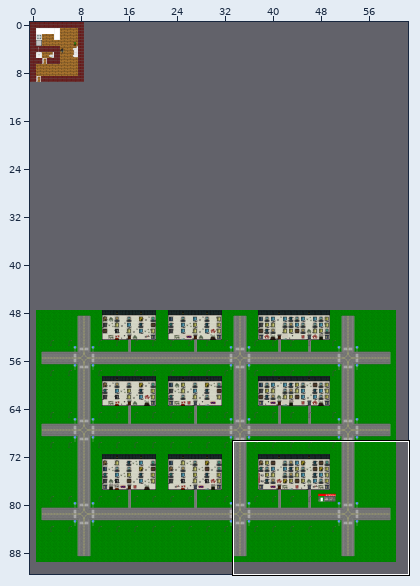
One commit to this Tiled map: assets/maps/OLOLO.tmx. The first picture is a wide view before the edit; the outline marks the close-up.
Close-up. Earlier state:
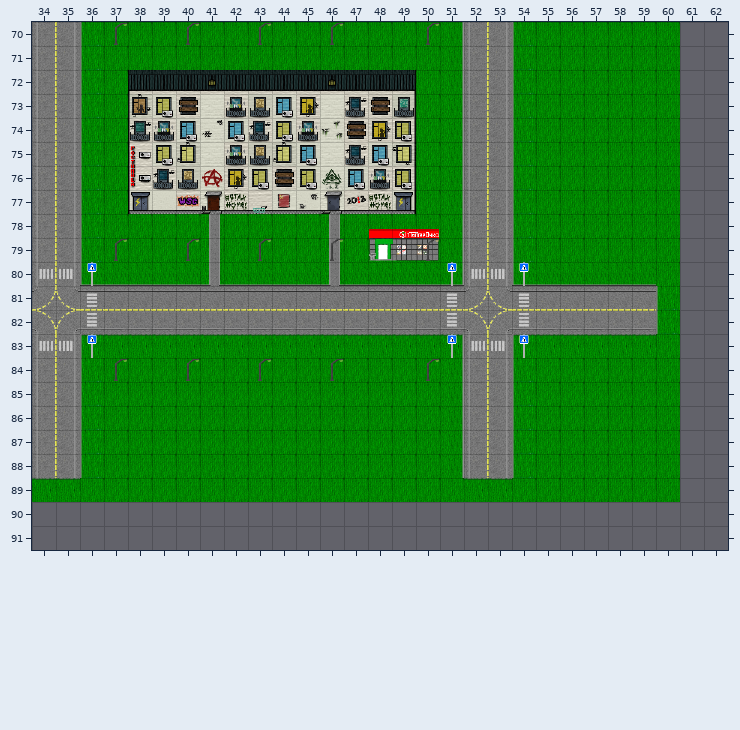
Cells are 32x32 px. Shown: x 34..62, y 70..91. The commit also changed other parts of the map, which this record leaves out.
Once edited:
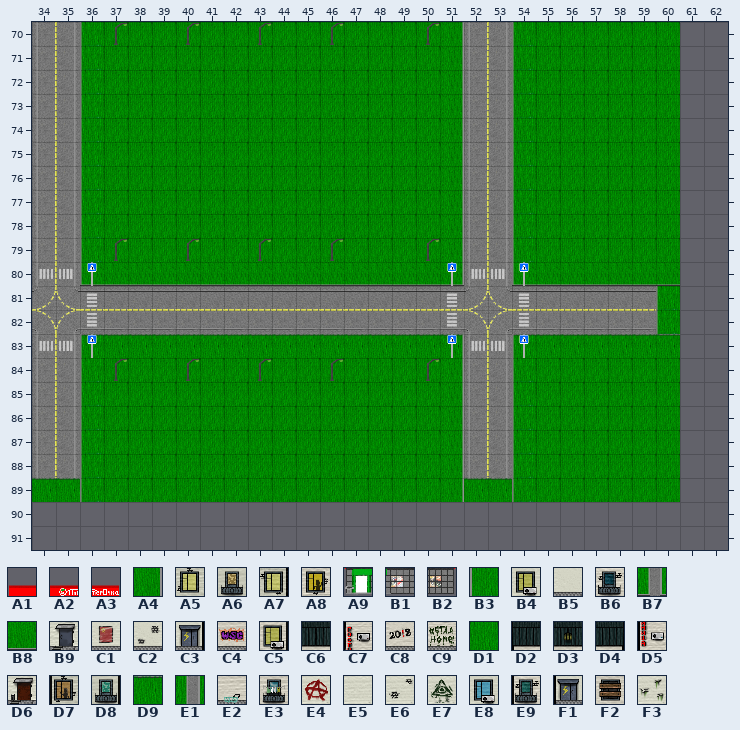
Key: from "Tileset": A1 0, A2 1, A3 2, A4 3, A5 13, A6 14, A7 15, A8 17, A9 32, B1 33, B2 34, B3 38, B4 44, B5 47, B6 49, B7 64, B8 65, B9 76, C1 77, C2 78, C3 79, C4 80, C5 81, C6 108, C7 110, C8 112, C9 113, D1 130, D2 139, D3 140, D4 141, D5 142, D6 143, D7 144, D8 145, D9 160, E1 162 flipped left-right, E2 176, E3 177, E4 203, E5 204, E6 205, E7 235, E8 236, E9 237, F1 238, F2 239, F3 240.
__ is an empty cell, .. an unchanged one.
The exact change:
--- layer "floor"
@@ x 41..60 @@
-78 E1 .. .. .. .. E1 .. .. .. .. .. .. .. .. .. .. .. .. .. ..
-79 E1 .. .. .. .. E1 .. .. .. .. .. .. .. .. .. .. .. .. .. ..
-80 B7 .. .. .. .. B7 .. .. .. .. .. .. .. .. .. .. .. .. .. D1
+78 D1 .. .. .. .. D1 .. .. .. .. .. .. .. .. .. .. .. .. .. ..
+79 D1 .. .. .. .. D1 .. .. .. .. .. .. .. .. .. .. .. .. .. ..
+80 B8 .. .. .. .. B8 .. .. .. .. .. .. .. .. .. .. .. .. .. B8
@@ x 60..60 @@
-83 D1
+83 D9
@@ x 36..54 @@
-89 D1 .. .. .. .. .. .. .. .. .. .. .. .. .. .. D1 .. .. D1
+89 B3 .. .. .. .. .. .. .. .. .. .. .. .. .. .. A4 .. .. B3
--- layer "wall"
@@ x 38..50 @@
-72 D2 C6 C6 D3 C6 C6 C6 C6 D3 C6 C6 D4 ..
-73 D7 B4 F2 E5 E3 A6 E8 A8 E5 B6 F2 D8 ..
-74 E9 E3 E8 E6 E8 B6 B4 E3 F3 F2 A8 C5 ..
-75 C7 B4 A5 E5 E3 A6 A5 E8 E5 B6 E8 A7 ..
-76 D5 B6 A6 E4 A8 B4 F2 B4 E7 E8 E3 C5 ..
-77 F1 B5 C4 D6 C9 E2 C1 C2 B9 C8 C9 C3 ..
-78 .. .. .. .. .. .. .. .. .. .. A1 A2 A3
-79 .. .. .. .. .. .. .. .. .. .. A9 B1 B2
+72 __ __ __ __ __ __ __ __ __ __ __ __ ..
+73 __ __ __ __ __ __ __ __ __ __ __ __ ..
+74 __ __ __ __ __ __ __ __ __ __ __ __ ..
+75 __ __ __ __ __ __ __ __ __ __ __ __ ..
+76 __ __ __ __ __ __ __ __ __ __ __ __ ..
+77 __ __ __ __ __ __ __ __ __ __ __ __ ..
+78 .. .. .. .. .. .. .. .. .. .. __ __ __
+79 .. .. .. .. .. .. .. .. .. .. __ __ __
